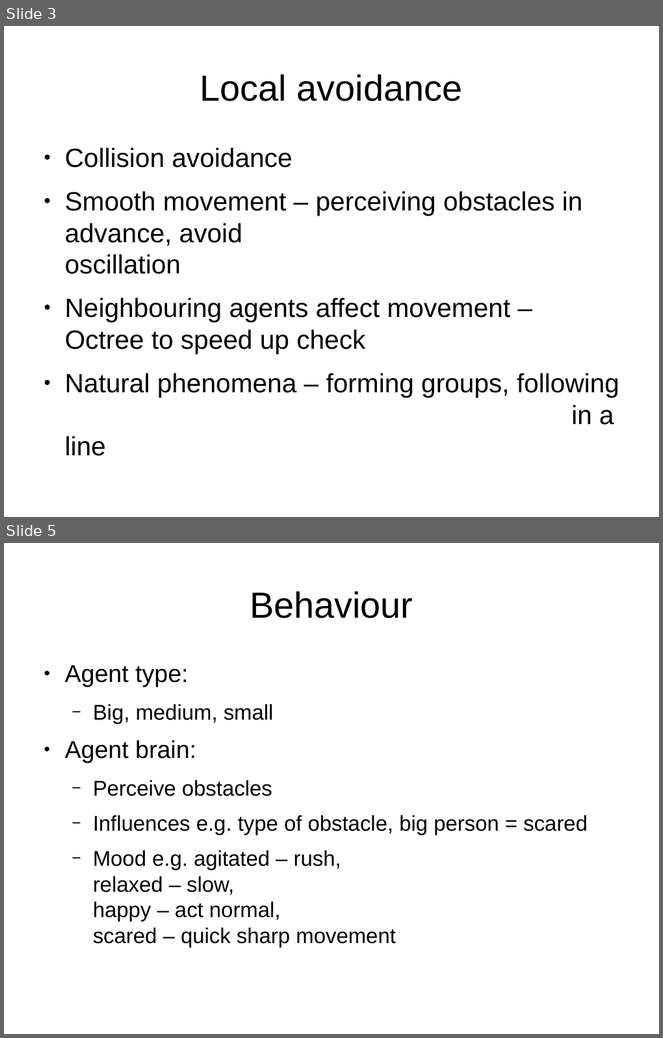
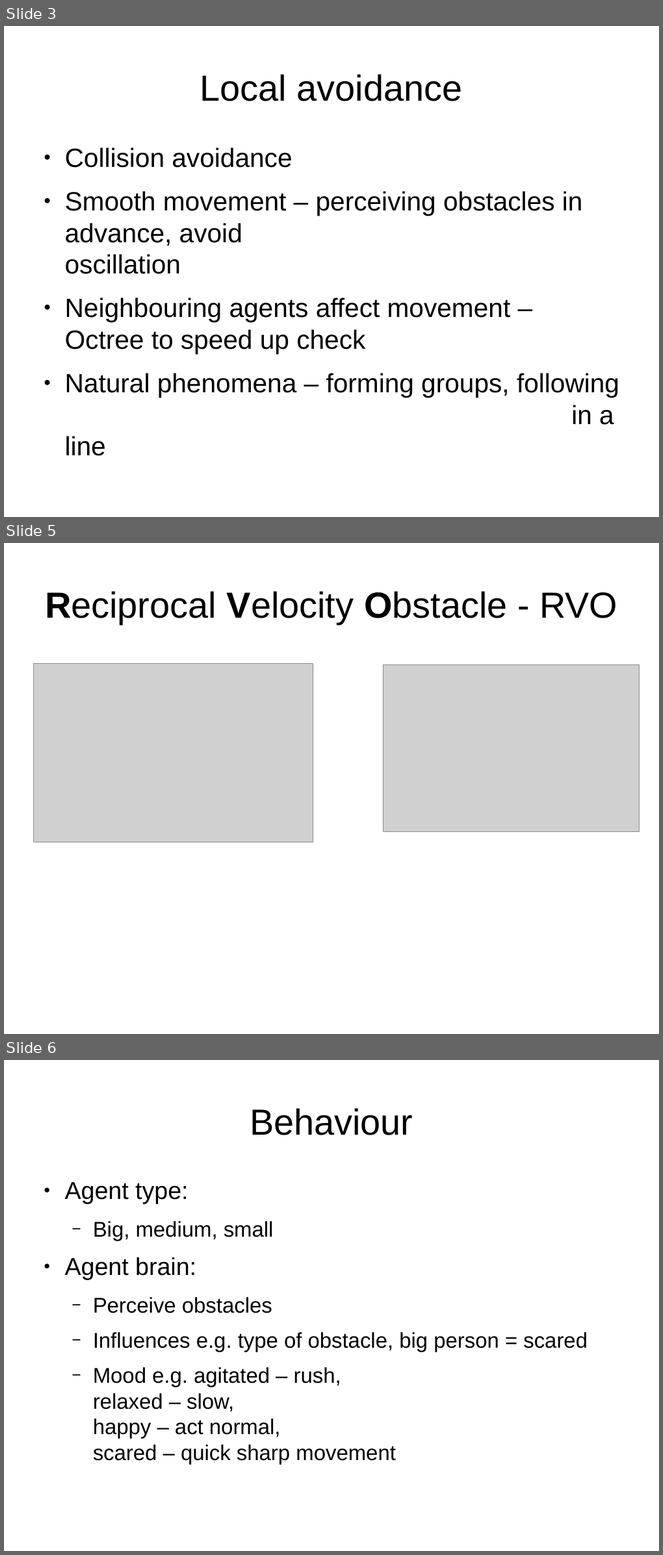
Before and after one commit to IdrisMiles/Reciprocal-Velocity-Obstacles, a slide deck: writeUp/initial_presentation.odp. Shown one above the other, each under a label of ours: slides 3 and 5 before the commit, slides 3, 5 and 6 after it; the slides between them are not shown. The pictures are 663x1038 and 663x1555 pixels, drawn with LibreOffice and Linux fonts; fonts in the diff are those of the drawing; grey boxes stand for pictures; background and template pictures are left out. Boxes give left, top, right and bottom in pixels: in the first picture for what was removed or moved away, otherwise in the second. Text is boxed around its words. In the diff, an @@ line names an element or a change of style, - is before the commit and + after.

```diff
--- a/writeUp/initial_presentation.odp
+++ b/writeUp/initial_presentation.odp
@@ slide 5 added at (4,543,659,1034), background picture (left out) @@
@@ title added at (45,591,618,624), 44 pt, text #000000 @@
+Reciprocal Velocity Obstacle - RVO
@@ picture added at (33,664,313,843) @@
@@ picture added at (384,665,640,832) @@
@@ what was slide 5 is now slide 6 @@
```
Also in this commit, not shown: 2 slides changed, 1 other slide added, 1 slide removed.
